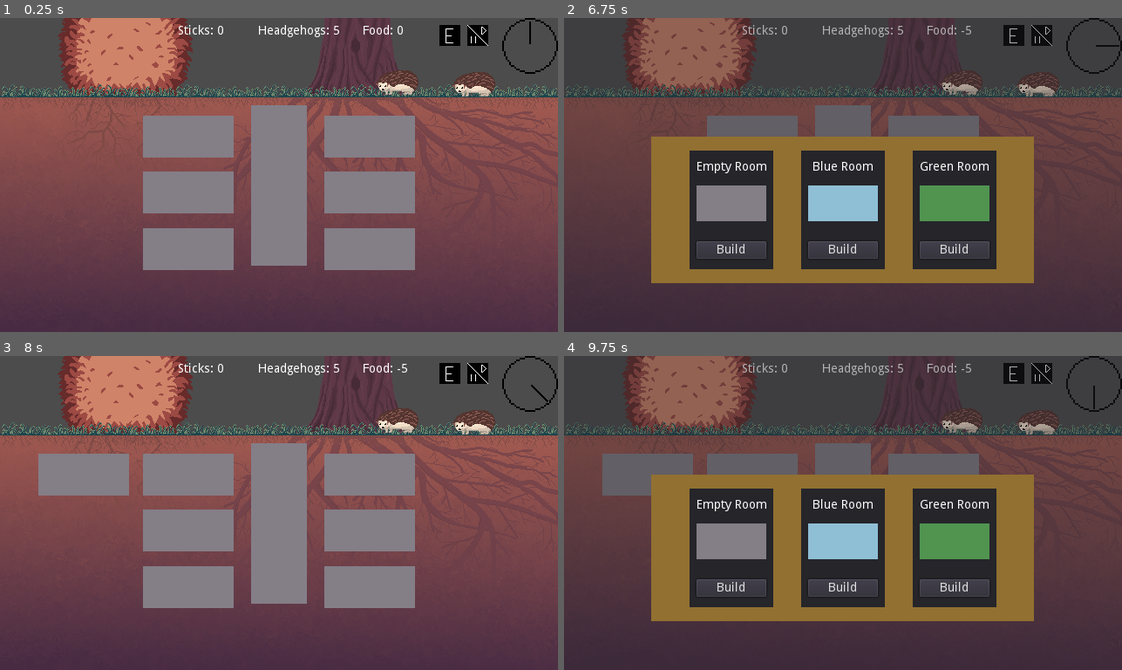
Above: before the commit, frames 1-4 (two rows, left to right).
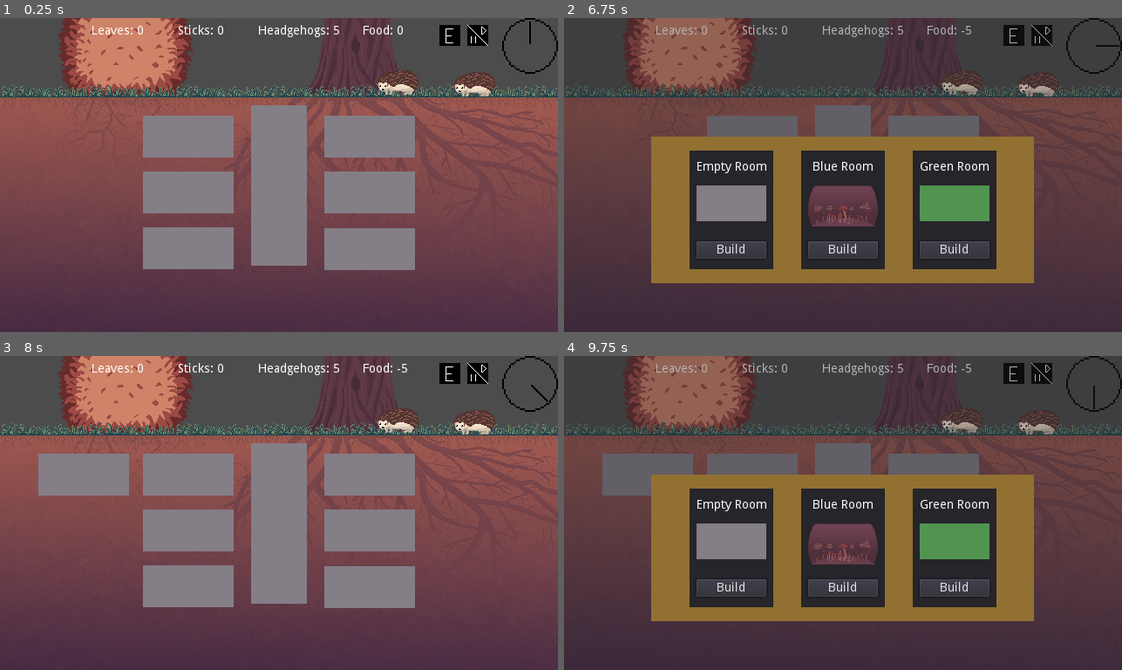
Above: after the commit, the same moments.

Repository: Soleod/G_CozyAutumnGameJam
Game: Godot game, scene res://Scenes/World.tscn
The game is run twice, just before and just after one commit, with the same random seed, the same clock (stepped at 60 frames per second) and the same inputs.
Inputs (mouse positions are in pixels of both pictures, inside the frame that each line leads up to):
- Up to frame 1 (0.25 s): no input
- Up to frame 2 (6.75 s): click (1015, 36) at 0.5 s; click "Yes" at 1.25 s; click (1015, 36) at 2 s; click (1015, 36) at 2.75 s; click "Yes" at 3.5 s; click "Yes" at 4.25 s; click "No" at 5 s; click (1043, 36) at 5.75 s; tap Enter at 6.5 s; move the mouse to (753, 137) at 6.52 s; click (753, 137) at 6.67 s
- Up to frame 3 (8 s): tap Space at 6.77 s; click "Build" at 7.25 s
- Up to frame 4 (9.75 s): tap Space at 8, 8.27 s; move the mouse to (647, 475) at 8.02 s; click (647, 475) at 8.17 s; click "Build" at 8.75 s; tap Enter at 9.5 s; move the mouse to (753, 531) at 9.52 s; click (753, 531) at 9.67 s

The runs differ from the first frame. In frame 1, 0.2% of the frame differs, in the area x 16-42%, y 2-81%; in frame 2, 1.7%, in the area x 16-57%, y 2-67%; in frame 3, 0.2%; in frame 4, 1.7%.

Commit message:
Added basic coldness mechanic and shader that colors room sprite depending on coldness level

Diff:
--- a/Scenes/GameManager.gd
+++ b/Scenes/GameManager.gd
@@ -13,7 +13,7 @@
 
 var food: int = 0
 var sticks: int = 0
-var lodging: int = 0
+var leaves: int = 0
 var hedgehogs: int = 5
 
 var hour: int = 0
@@ -24,7 +24,6 @@
 
 func _ready():
 	currentGameState = GameState.RUNNING
-
 	gameTickTimer = Timer.new()
 	add_child(gameTickTimer)
 	gameTickTimer.connect("timeout", self, "_on_Timer_timeout")
--- a/Scenes/Room.gd
+++ b/Scenes/Room.gd
@@ -3,10 +3,15 @@
 var buildingPanel: Panel
 var outsidePanel: Panel
 var roomSprite: Sprite
+var progressBar: ProgressBar
+var heatPanel: Panel
+var roomShader: Material
 
 var foodProduction: int = 0
 var cost: int = 0
 var lodging: int = 0
+
+var coldness: int = 110
 
 signal enable_next_room
 
@@ -14,6 +19,10 @@
 	buildingPanel = $CanvasLayer/OutsidePanel/BuildingPanel
 	outsidePanel = $CanvasLayer/OutsidePanel
 	roomSprite = $Sprite
+	roomShader = roomSprite.material
+
+
+	GameManager.connect("clock_tick", self, "_on_GameManager_game_tick")
 
 func _input_event(viewport, event, shape_idx):
 	if event is InputEventMouseButton \
@@ -26,6 +35,14 @@
 	buildingPanel.show()
 	outsidePanel.show()
 	GameManager.ChangeGameState(GameManager.GameState.BUILDING)
+
+func _on_GameManager_game_tick():
+	print("Cold", roomShader.get("shader_param/Coldness"))
+	if(coldness != 110):
+		coldness += 1
+		if(coldness == 100):
+			coldness = 100
+		roomShader.set("shader_param/Coldness", coldness / 100.0)
 
 func _on_OutsidePanel_gui_input(event):
 	if event is InputEventMouseButton:
@@ -48,6 +65,7 @@
 	foodProduction = 0
 	cost = 0
 	lodging = 0
+	coldness = 110
 
 
 func _on_BuildingFood_build_room(buildingName, buildingTexture):
@@ -55,6 +73,7 @@
 	foodProduction = 1
 	cost = 10
 	lodging = 0
+	coldness = 0
 
 
 func _on_BuildingSleep_build_room(buildingName, buildingTexture):
@@ -62,3 +81,4 @@
 	foodProduction = 0
 	cost = 10
 	lodging = 5
+	coldness = 0
--- a/Scenes/Room.tscn
+++ b/Scenes/Room.tscn
@@ -1,10 +1,32 @@
-[gd_scene load_steps=7 format=2]
+[gd_scene load_steps=9 format=2]
 
 [ext_resource path="res://Scenes/Room.gd" type="Script" id=1]
 [ext_resource path="res://Art/A_EmptyRoom.png" type="Texture" id=2]
 [ext_resource path="res://Scenes/Building.gd" type="Script" id=3]
-[ext_resource path="res://Art/A_BlueRoom.png" type="Texture" id=4]
+[ext_resource path="res://Art/A_ShroomRoom.png" type="Texture" id=4]
 [ext_resource path="res://Art/A_GreenRoom.png" type="Texture" id=5]
+
+[sub_resource type="Shader" id=3]
+code = "shader_type canvas_item;
+
+uniform float Coldness : hint_range(0.0, 1.0, 0.1);
+
+void fragment() {
+	vec4 curr_color = texture(TEXTURE,UV);
+
+	vec3 tmp = curr_color.rgb * vec3(0.3,0.59,0.11);
+	float grey = tmp.r + tmp.g + tmp.b;
+	COLOR.rgb = vec3(grey) * Coldness + curr_color.rgb * (1.0 - Coldness);
+	if(curr_color.a < 0.01){
+		COLOR.a = 0.0;
+	} else {
+		COLOR.a = 1.0;
+	}
+}"
+
+[sub_resource type="ShaderMaterial" id=2]
+shader = SubResource( 3 )
+shader_param/Coldness = null
 
 [sub_resource type="RectangleShape2D" id=1]
 extents = Vector2( 51, 20.9999 )
@@ -15,10 +37,13 @@
 script = ExtResource( 1 )
 
 [node name="Sprite" type="Sprite" parent="."]
+material = SubResource( 2 )
+scale = Vector2( 0.999999, 1 )
 texture = ExtResource( 2 )
+region_rect = Rect2( 0, 0, 102, 42 )
 
 [node name="CollisionShape2D" type="CollisionShape2D" parent="."]
-position = Vector2( -7.62939e-06, 0 )
+position = Vector2( 4.54747e-12, 0 )
 shape = SubResource( 1 )
 
 [node name="CanvasLayer" type="CanvasLayer" parent="."]
--- a/Scenes/World.tscn
+++ b/Scenes/World.tscn
@@ -16,6 +16,7 @@
 [ext_resource path="res://Scenes/FoodCounter.gd" type="Script" id=14]
 [ext_resource path="res://Scenes/HedgehogsCounter.gd" type="Script" id=15]
 [ext_resource path="res://Scenes/StickCounter.gd" type="Script" id=16]
+[ext_resource path="res://Scenes/leavesCounter.gd" type="Script" id=17]
 
 [node name="Game" type="Node"]
 
@@ -48,7 +49,7 @@
 position = Vector2( 96, 265 )
 
 [node name="RoomL32" parent="World/BuildingGrid" instance=ExtResource( 7 )]
-position = Vector2( 216, 265 )
+position = Vector2( 216, 264 )
 
 [node name="RoomR11" parent="World/BuildingGrid" instance=ExtResource( 7 )]
 position = Vector2( 424, 136 )
@@ -207,6 +208,16 @@
 valign = 1
 script = ExtResource( 16 )
 
+[node name="leavesCounter" type="Label" parent="UI"]
+margin_left = 96.0
+margin_top = 8.0
+margin_right = 174.0
+margin_bottom = 22.0
+text = "Leaves: 0"
+align = 1
+valign = 1
+script = ExtResource( 17 )
+
 [connection signal="enable_next_room" from="World/BuildingGrid/RoomL12" to="World/BuildingGrid" method="_on_RoomL12_enable_next_room"]
 [connection signal="enable_next_room" from="World/BuildingGrid/RoomL22" to="World/BuildingGrid" method="_on_RoomL22_enable_next_room"]
 [connection signal="enable_next_room" from="World/BuildingGrid/RoomL32" to="World/BuildingGrid" method="_on_RoomL32_enable_next_room"]
--- /dev/null
+++ b/Scenes/leavesCounter.gd
@@ -0,0 +1,10 @@
+extends Label
+
+
+func _ready():
+	GameManager.connect("game_tick", self, "_on_GameManager_game_tick")
+	self.text = "Leaves: " + String(GameManager.leaves)
+
+
+func _on_GameManager_game_tick():
+	self.text = "Leaves: " + String(GameManager.leaves)
Binary file added: Art/A_ShroomRoom.png
Not shown, added: Art/A_ShroomRoom.png.import
Not shown: 1 places in Scenes/World.tscn that only renumber resources
